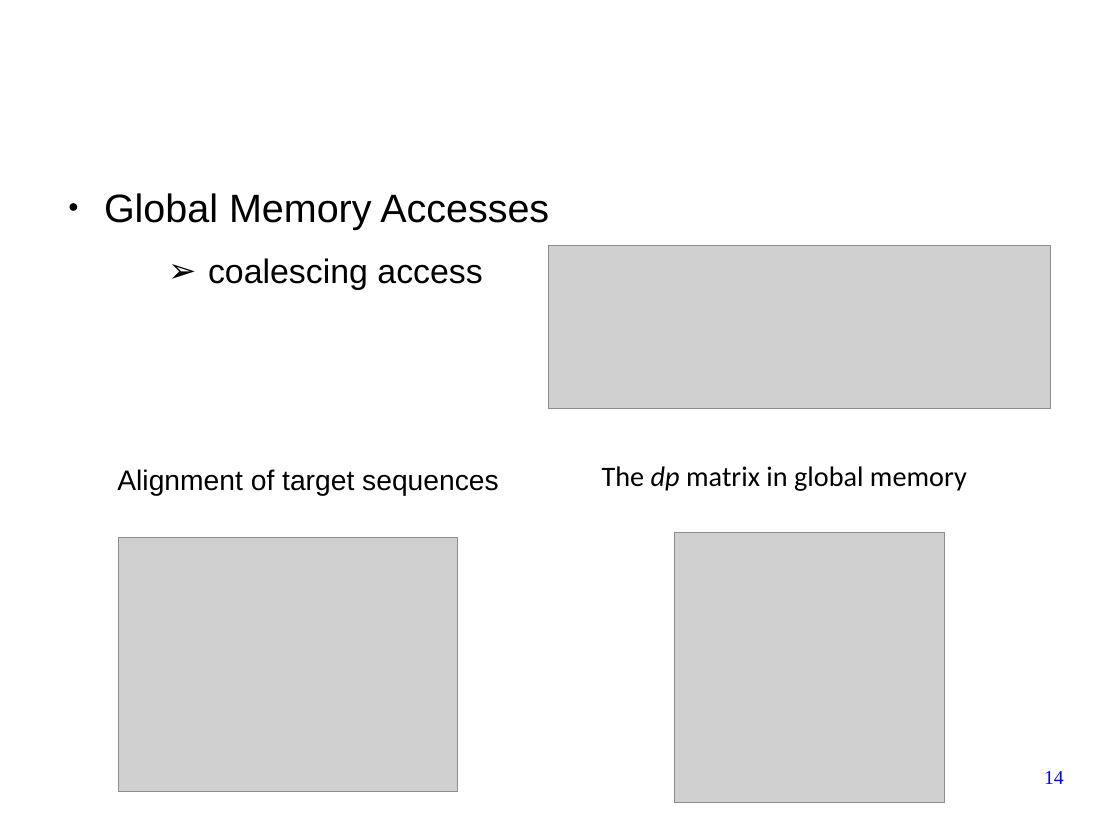
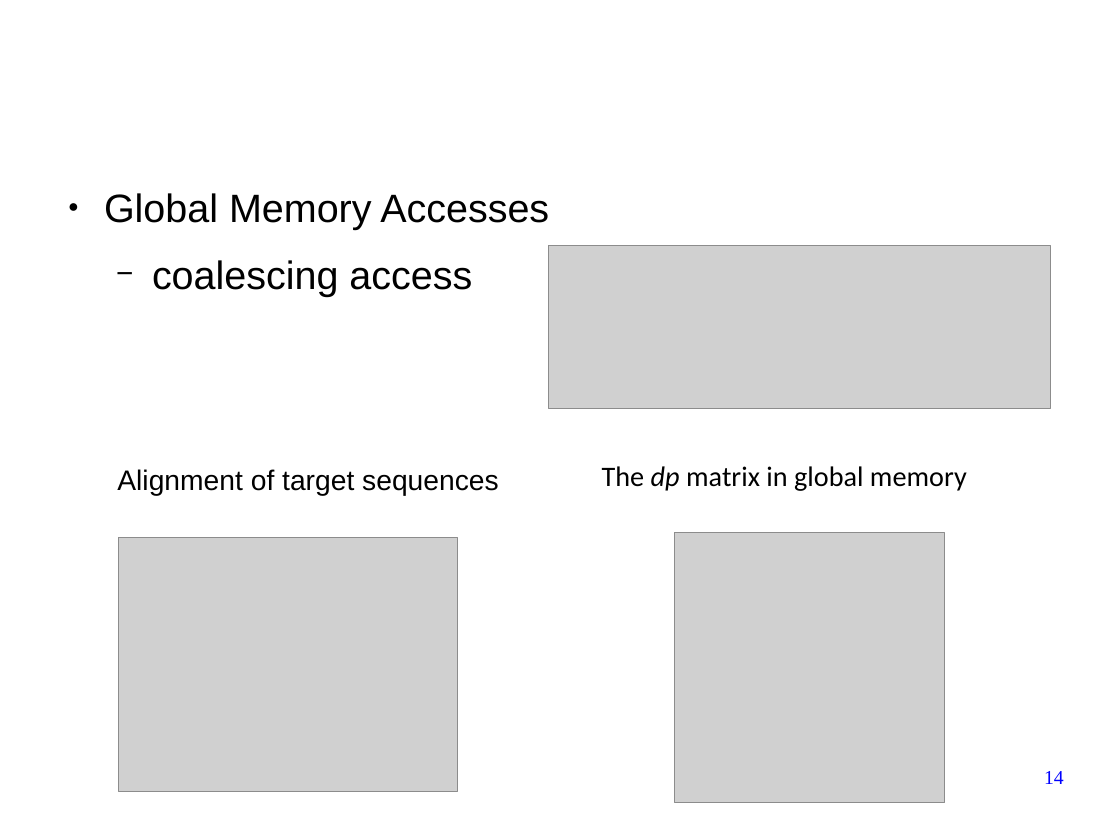
Before and after one commit to forestcheng/cudahmmsearch, a slide deck: slide 14 of thesis/thesisDefense.odp. Drawn at 1120x840 pixels with LibreOffice and Linux fonts; fonts in the diff are those of the drawing; grey boxes stand for pictures; background and template pictures are left out. Boxes give left, top, right and bottom in pixels: in the first picture for what was removed or moved away, otherwise in the second. Text is boxed around its words. In the diff, an @@ line names an element or a change of style, - is before the commit and + after.

```diff
--- a/thesis/thesisDefense.odp
+++ b/thesis/thesisDefense.odp
@@ text at <box>152,260,472,297</box>: size 24 to 28 pt in "coalescing access"; bullet ➢ to −; list level 3 to 2 in "coalescing access" @@
```
Also in this commit, not shown: 4 other slides changed.
